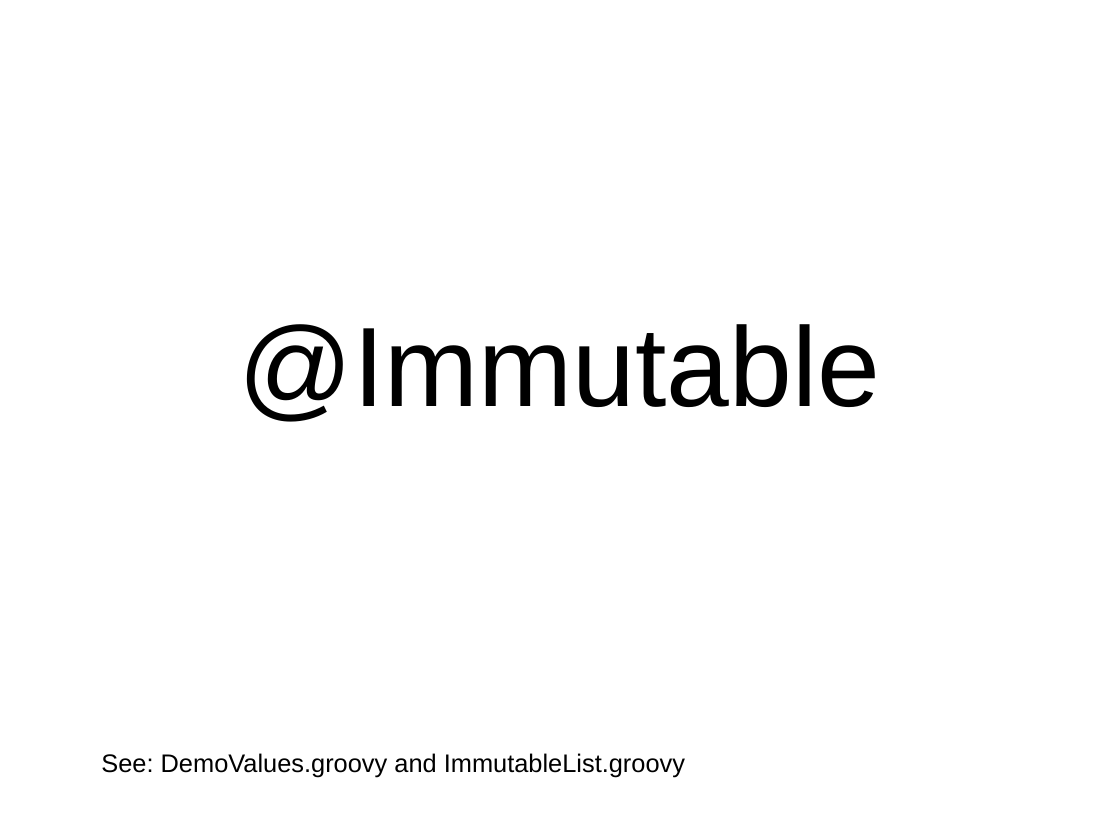
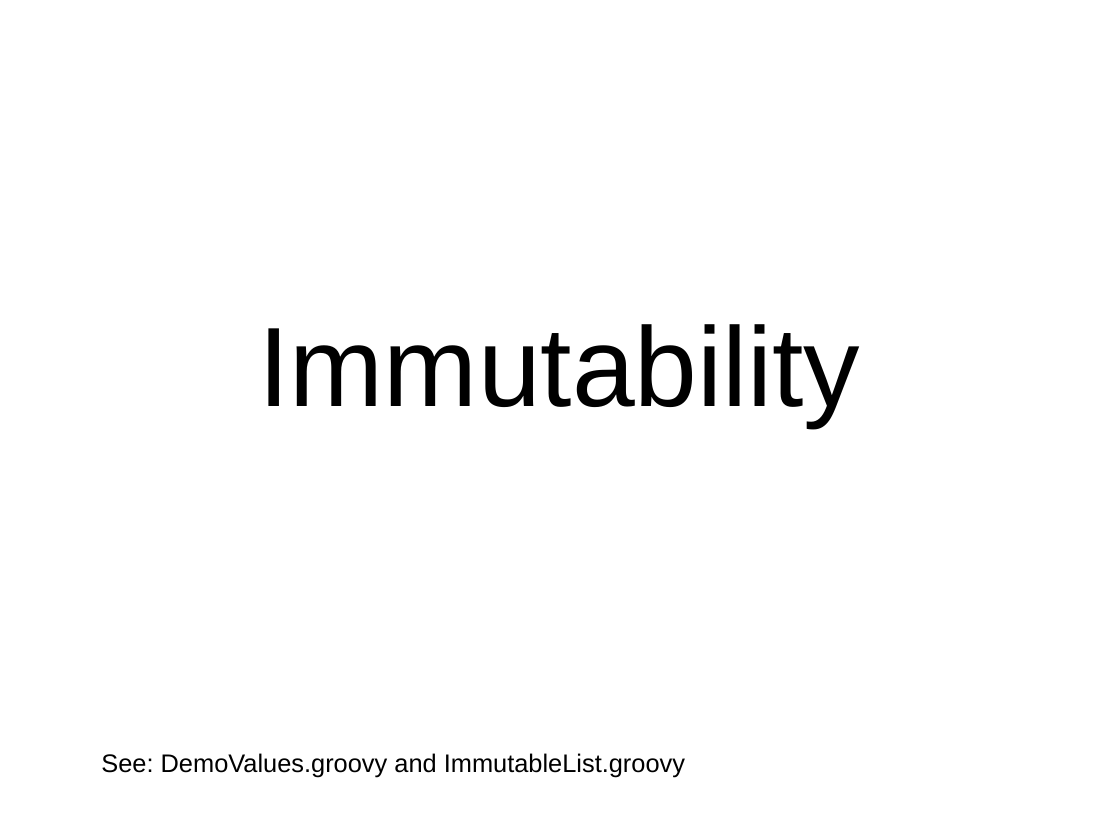
Before and after one commit to dwclark/GroovyThreading, a slide deck: slide 51 of presentation/groovy.odp (slide 47 before the commit). Drawn at 1120x840 pixels with LibreOffice and Linux fonts; fonts in the diff are those of the drawing. Boxes give left, top, right and bottom in pixels: in the first picture for what was removed or moved away, otherwise in the second. Text is boxed around its words. In the diff, an @@ line names an element or a change of style, - is before the commit and + after.

```diff
--- a/presentation/groovy.odp
+++ b/presentation/groovy.odp
@@ text at (259, 324, 861, 427): text changed @@
-@Immutable
+Immutability
```
Also in this commit, not shown: 4 other slides changed, 9 slides added, 1 slide removed, 3 other files.
